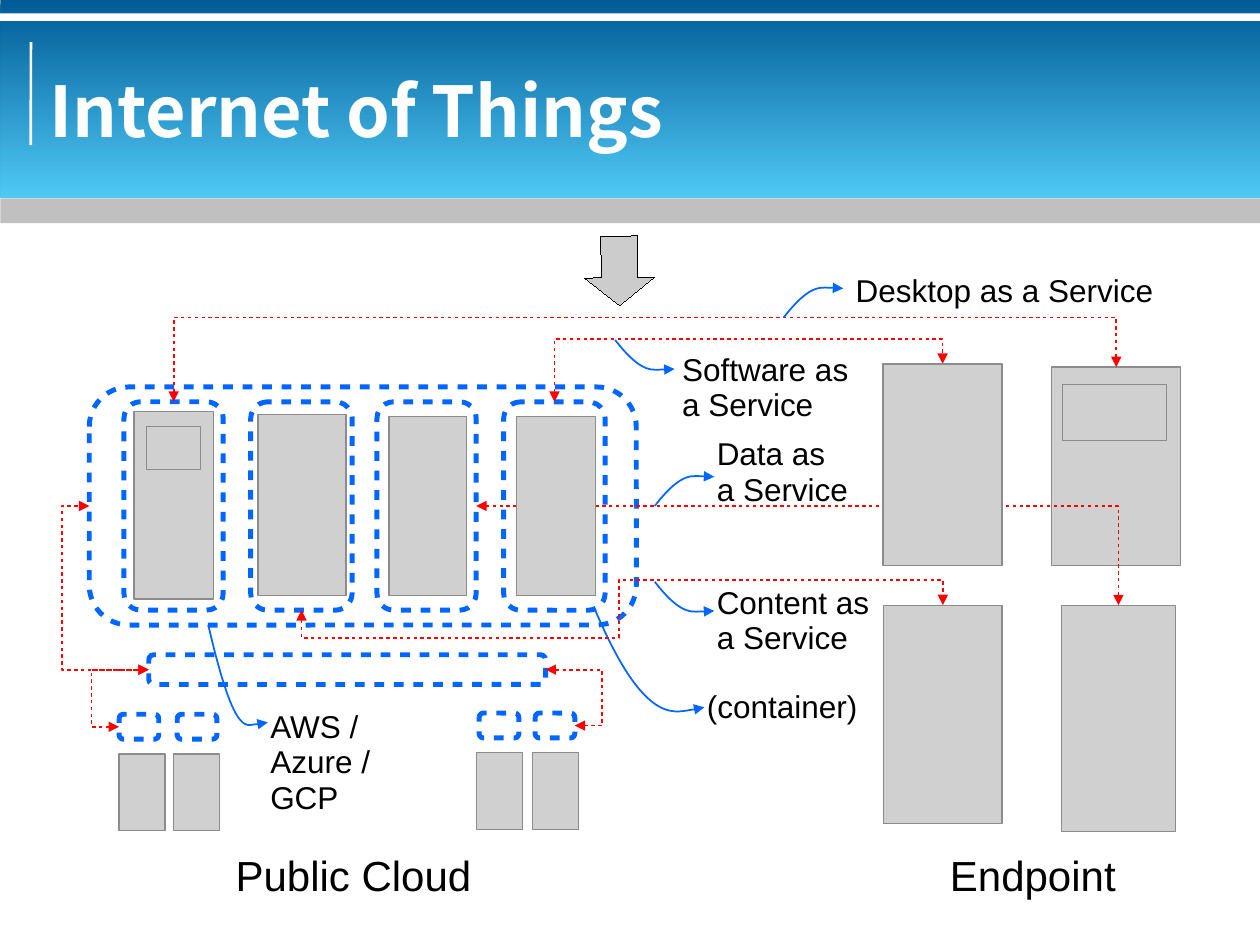
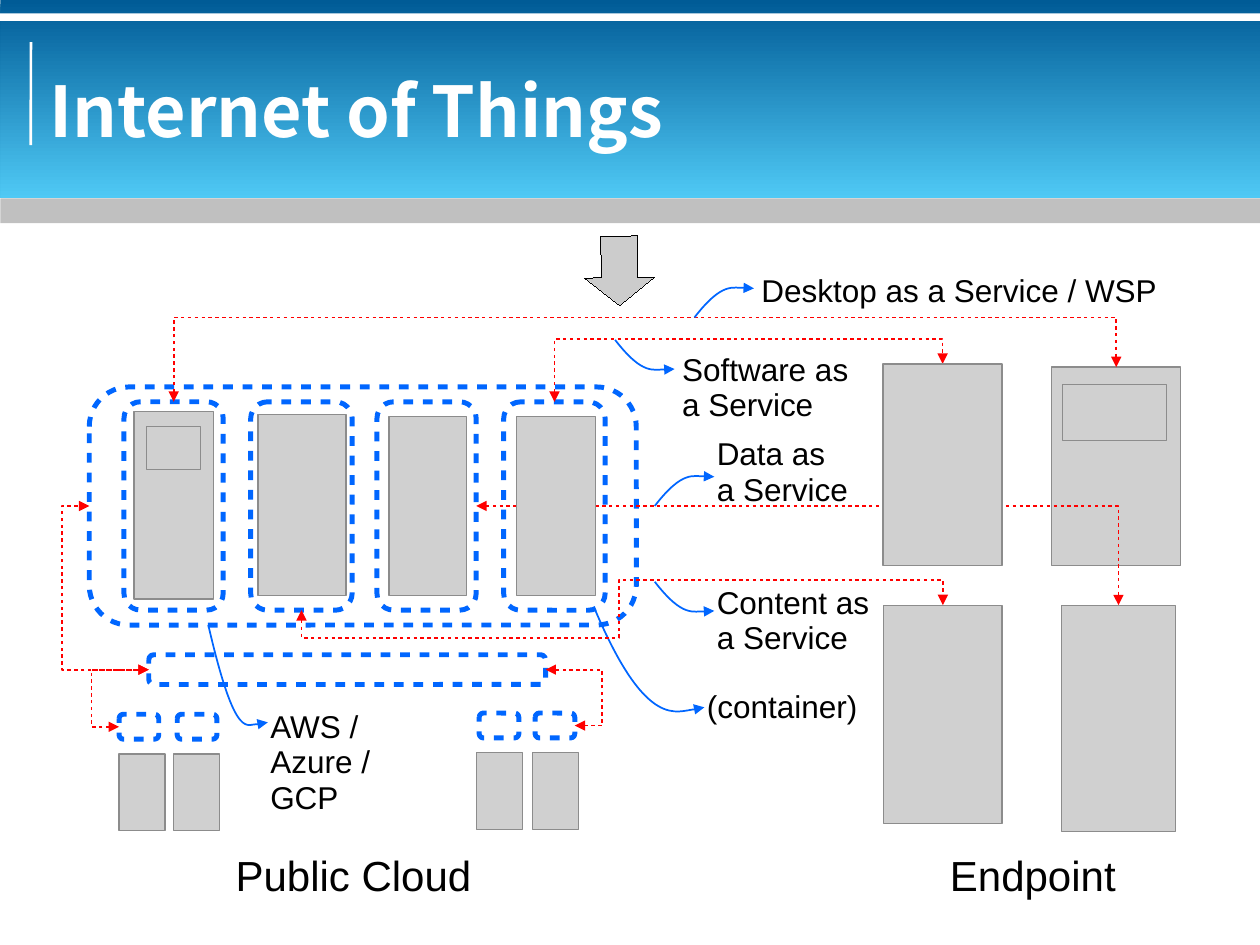
Before and after one commit to bluebat/.presentations, a slide deck: slide 12 of vdi-historical-overview.odp. Drawn at 1260x945 pixels with LibreOffice and Linux fonts; fonts in the diff are those of the drawing; grey boxes stand for pictures; background and template pictures are left out. Boxes give left, top, right and bottom in pixels: in the first picture for what was removed or moved away, otherwise in the second. Text is boxed around its words. In the diff, an @@ line names an element or a change of style, - is before the commit and + after.

```diff
--- a/vdi-historical-overview.odp
+++ b/vdi-historical-overview.odp
@@ freeform shape moved from (x1=784, y1=287, x2=843, y2=318) to (x1=694, y1=287, x2=753, y2=318) @@
@@ text at (x1=761, y1=279, x2=1157, y2=308): text changed @@
-Desktop as a Service
+Desktop as a Service / WSP
```
Also in this commit, not shown: 1 other file.
